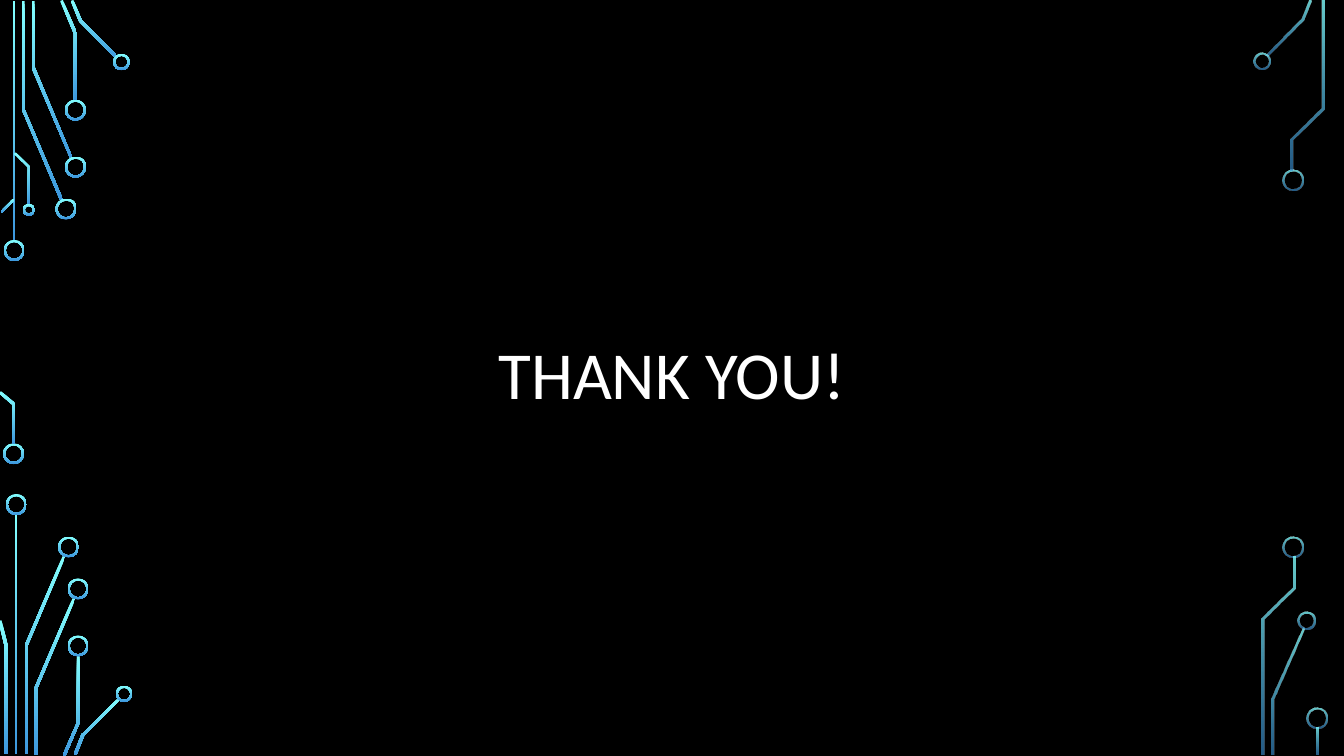
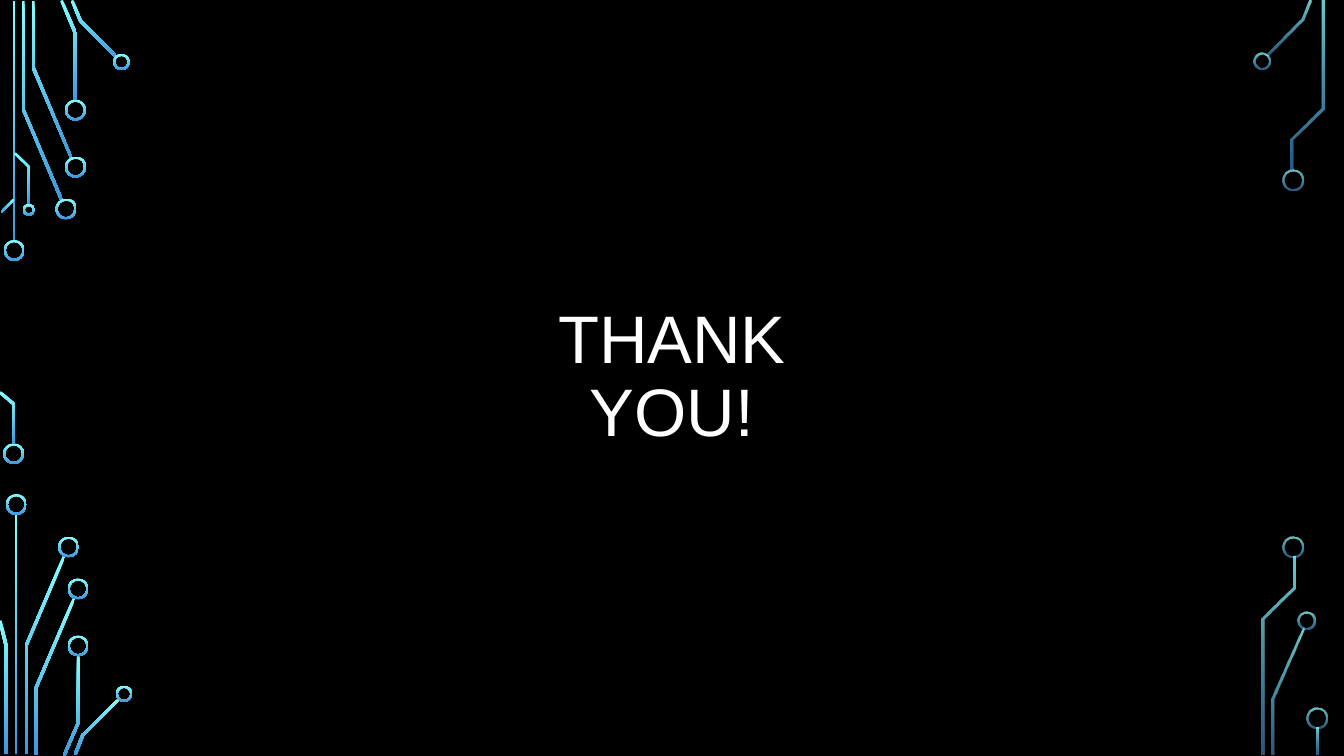
Before and after one commit to IvanZelenkov/Apex, a slide deck: slide 12 of Project Milestone 5/Apex.pptx (slide 10 before the commit). Drawn at 1344x756 pixels with LibreOffice and Linux fonts; fonts in the diff are those of the drawing; background and template pictures are left out. Boxes give left, top, right and bottom in pixels: in the first picture for what was removed or moved away, otherwise in the second. Text is boxed around its words. In the diff, an @@ line names an element or a change of style, - is before the commit and + after.

```diff
--- a/Project Milestone 5/Apex.pptx
+++ b/Project Milestone 5/Apex.pptx
@@ title "THANK YOU!" at <box>558,316,785,437</box>: font Calibri to Arial @@
```
Also in this commit, not shown: 5 other slides changed, 2 slides added.
